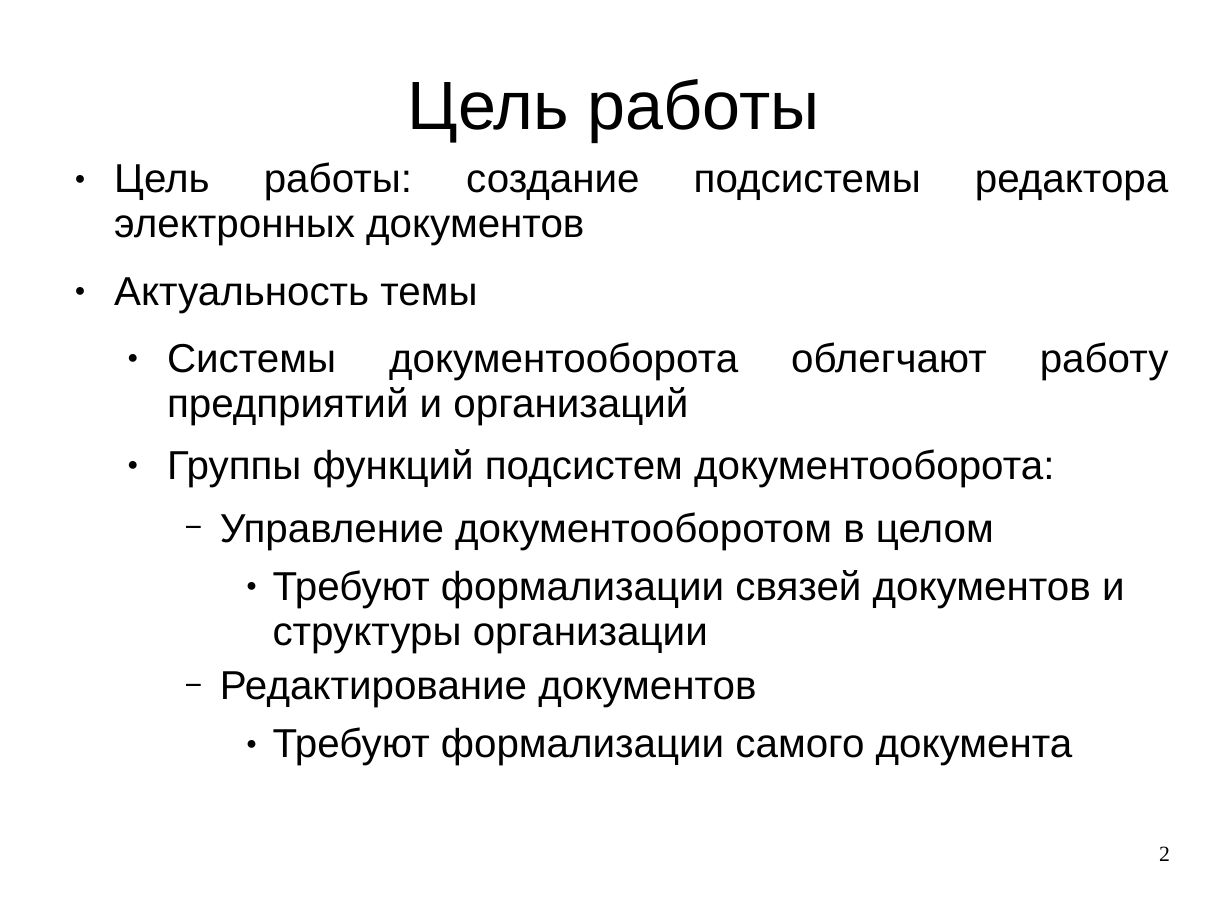
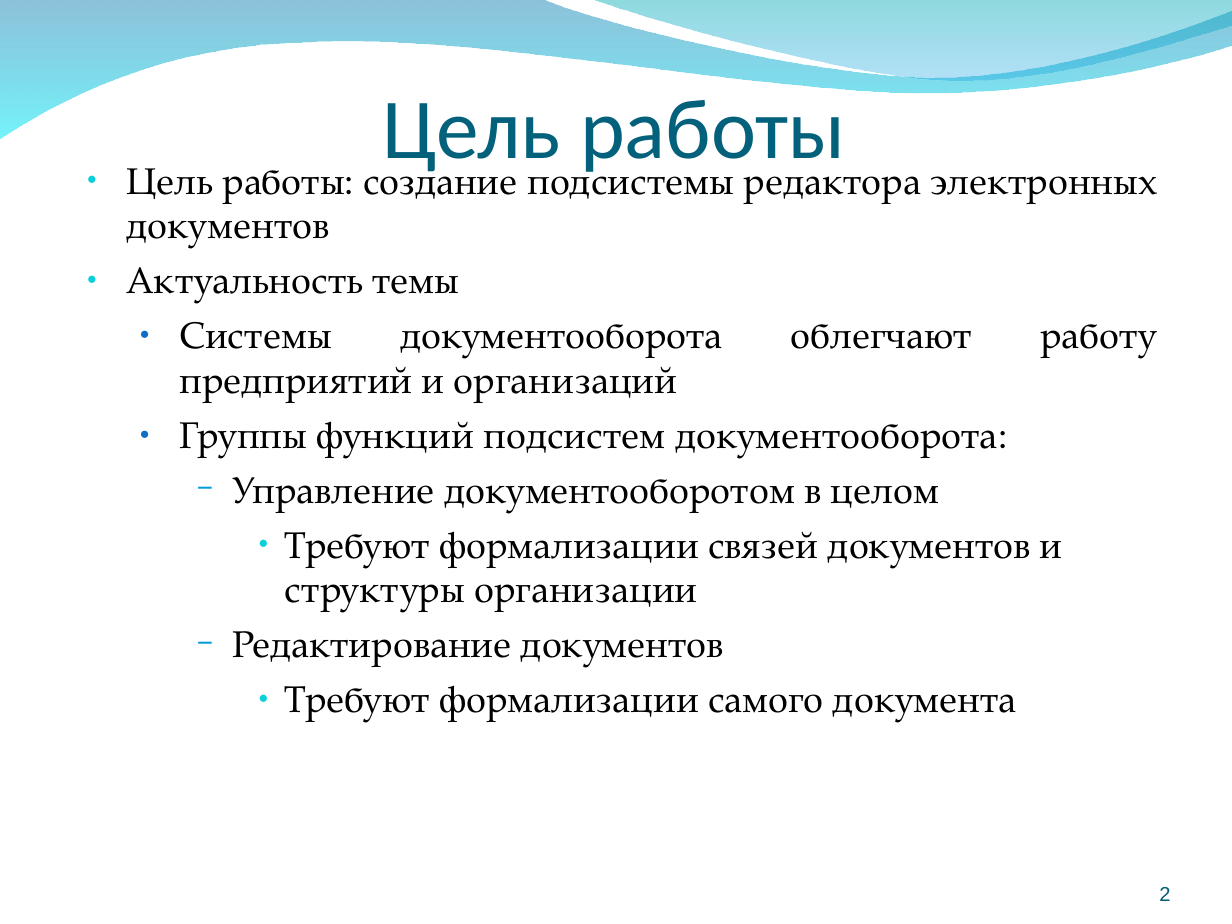
Before and after one commit to aeremenok/a-team-777, a slide deck: slide 2 of diploma/eav/diploma/demo.ppt. Drawn at 1232x924 pixels with LibreOffice and Linux fonts; fonts in the diff are those of the drawing; background and template pictures are left out. Boxes give left, top, right and bottom in pixels: in the first picture for what was removed or moved away, otherwise in the second. Text is boxed around its words. In the diff, an @@ line names an element or a change of style, - is before the commit and + after.

```diff
--- a/diploma/eav/diploma/demo.ppt
+++ b/diploma/eav/diploma/demo.ppt
@@ freeform shape added at [0,0,1232,140], fill gradient #0079AF to #00EBF8 @@
@@ freeform shape added at [590,0,1232,85], fill gradient #00ADB6 to #009BE5 @@
@@ title "Цель работы" at [383,88,845,179]: size 44 to 55 pt, font Arial to Calibri, text colour #000000 to #04617B; line spacing 0.93 to 1; vertical alignment middle to bottom @@
@@ text "Цель работы: создание подсистемы редактора ..." at [127,158,1158,722]: size 26 to 24.1 pt, font Arial to TeX Gyre Pagella; line spacing 0.93 to 1; less space between paragraphs; bullet colour #000000 to #0BD0D9; bullet colour #000000 to #0F6FC6; bullet colour #000000 to #009DD9 @@
@@ page number: place and size @@
-page number at [1159,846,1170,861]
+page number at [1159,887,1170,901]
@@ page number at [1159,887,1170,901]: size 14 to 13 pt, font Times New Roman to Arial, text colour #000000 to #045C75; line spacing 0.95 to 0.93; vertical alignment top to bottom @@
```
Also in this commit, not shown: 14 other slides changed, 1 slide added, 1 slide removed, 1 other file.
